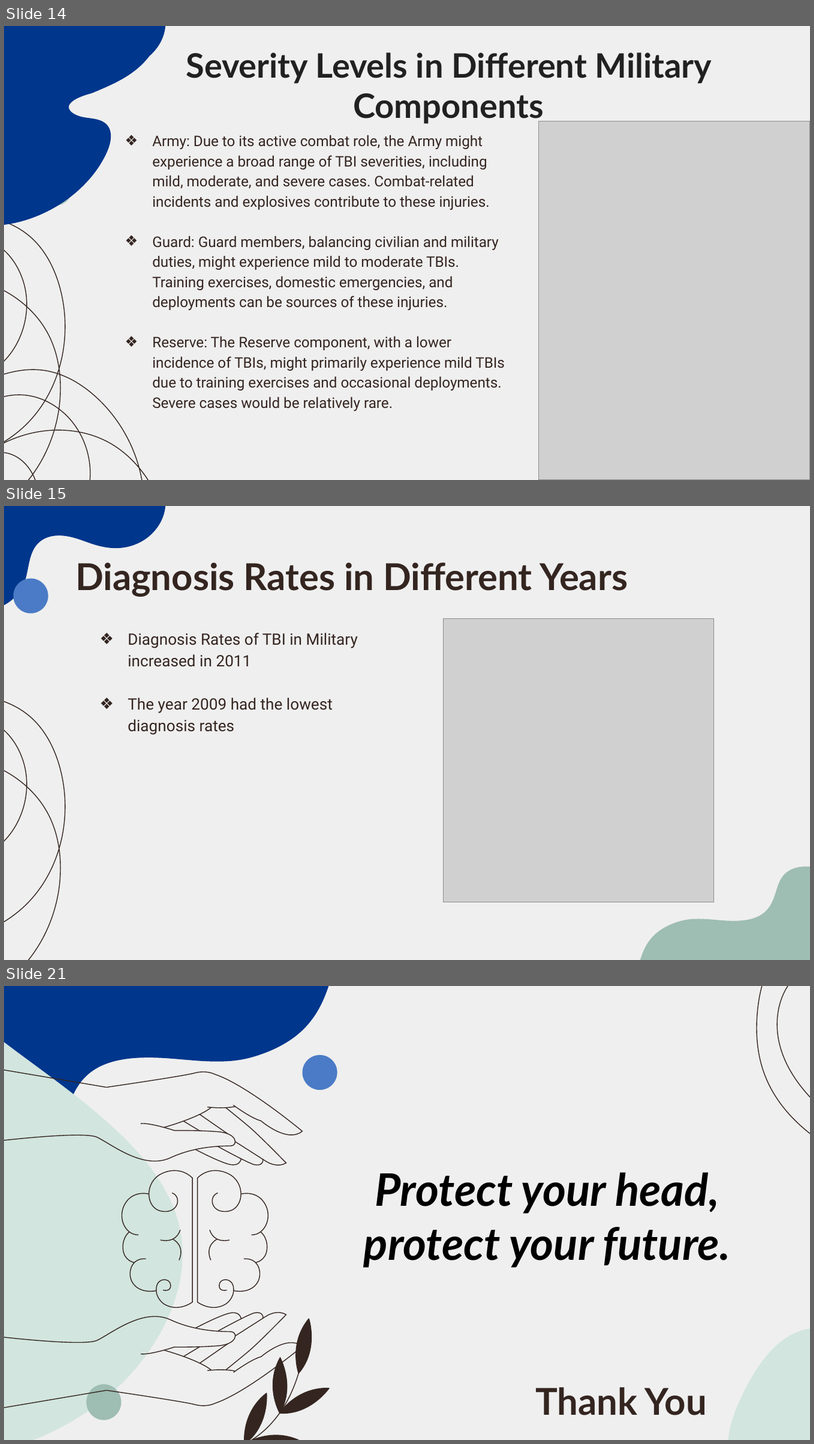
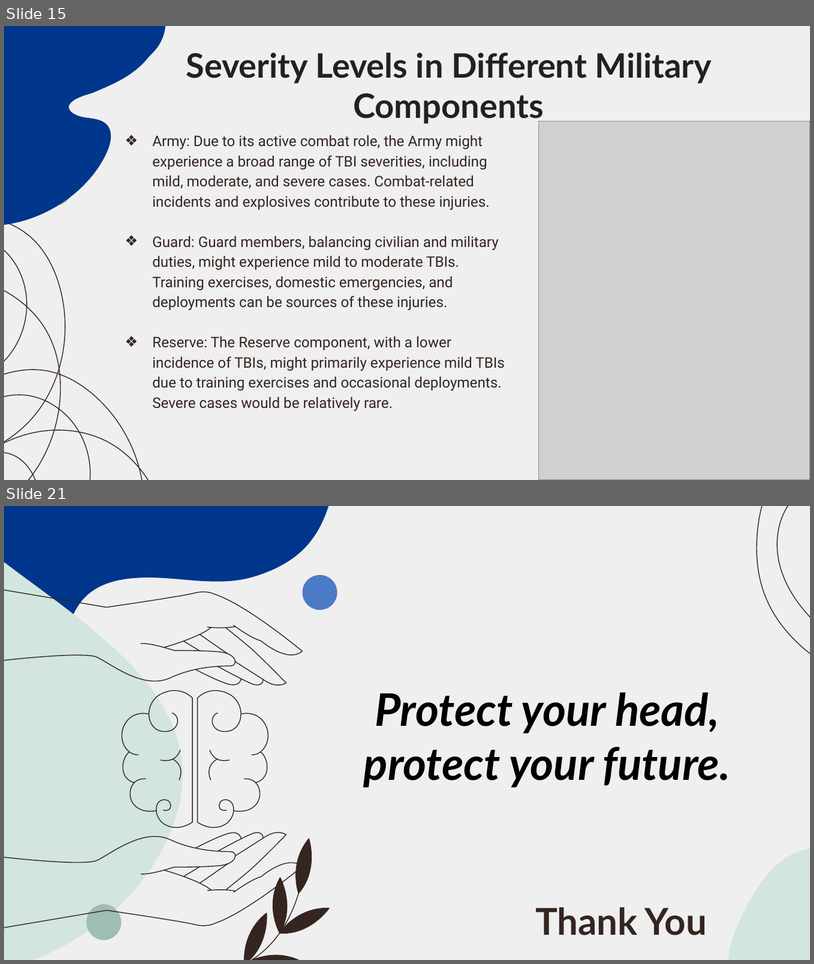
Before and after one commit to Chebet-Mercy/TBI-Traumatic-Brain-Injury, a slide deck: Traumatic Brain Injury.pptx. Shown one above the other, each under a label of ours: slides 14, 15 and 21 before the commit, slides 15 and 21 after it; the slides between them are not shown. The pictures are 814x1444 and 814x964 pixels, drawn with LibreOffice and Linux fonts; fonts in the diff are those of the drawing; grey boxes stand for pictures. Boxes give left, top, right and bottom in pixels: in the first picture for what was removed or moved away, otherwise in the second. Text is boxed around its words. In the diff, an @@ line names an element or a change of style, - is before the commit and + after.

```diff
--- a/Traumatic Brain Injury.pptx
+++ b/Traumatic Brain Injury.pptx
@@ slide 15 removed at (4, 506, 810, 960), background #EFEFEF; not listed: 4 template elements that a slide beside it also shows @@
@@ title removed at (75, 562, 628, 597) @@
-Diagnosis Rates in Different Years
@@ picture removed at (443, 619, 714, 902) @@
@@ text removed at (128, 633, 358, 735) @@
-❖ Diagnosis Rates of TBI in Military increased in 2011
-❖ The year 2009 had the lowest diagnosis rates
@@ what was slide 14 is now slide 15 @@
```
Also in this commit, not shown: 6 slides changed, 4 slides added, 3 other slides removed.
